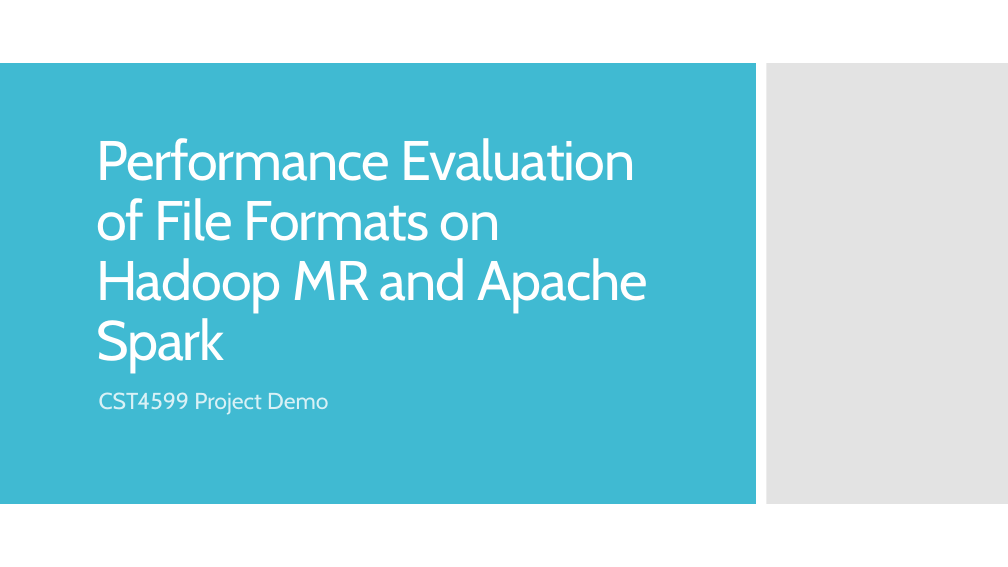
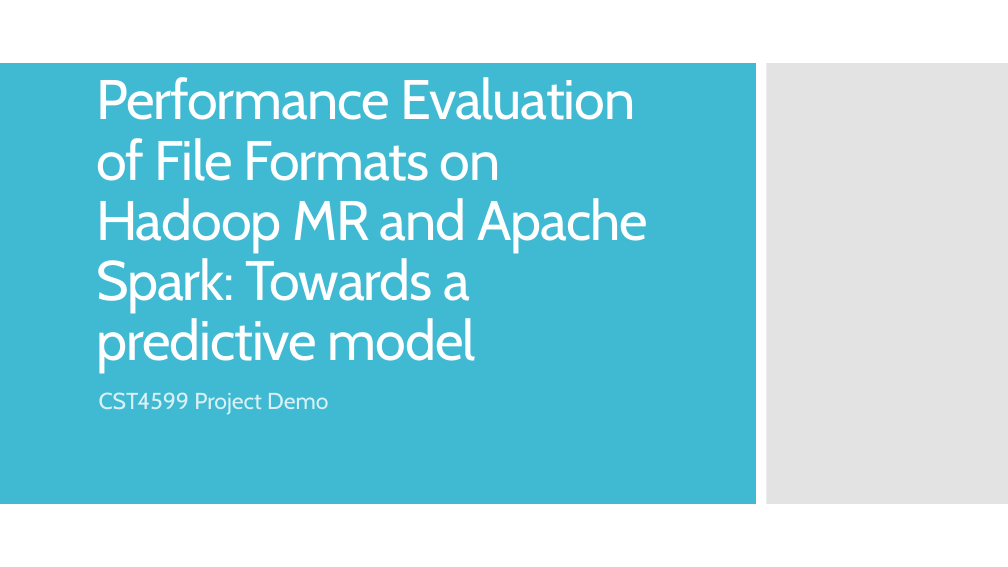
Before and after one commit to nwzxy/CST4599, a slide deck: slide 1 of ProjectDemo.pptx. Drawn at 1008x567 pixels with LibreOffice and Linux fonts; fonts in the diff are those of the drawing. Boxes give left, top, right and bottom in pixels: in the first picture for what was removed or moved away, otherwise in the second. Text is boxed around its words. In the diff, an @@ line names an element or a change of style, - is before the commit and + after.

```diff
--- a/ProjectDemo.pptx
+++ b/ProjectDemo.pptx
@@ title at box(96, 77, 648, 373): text changed @@
-Performance Evaluation of File Formats on Hadoop MR and Apache Spark
+Performance Evaluation of File Formats on Hadoop MR and Apache Spark: Towards a predictive model
```
Also in this commit, not shown: 5 other files.
